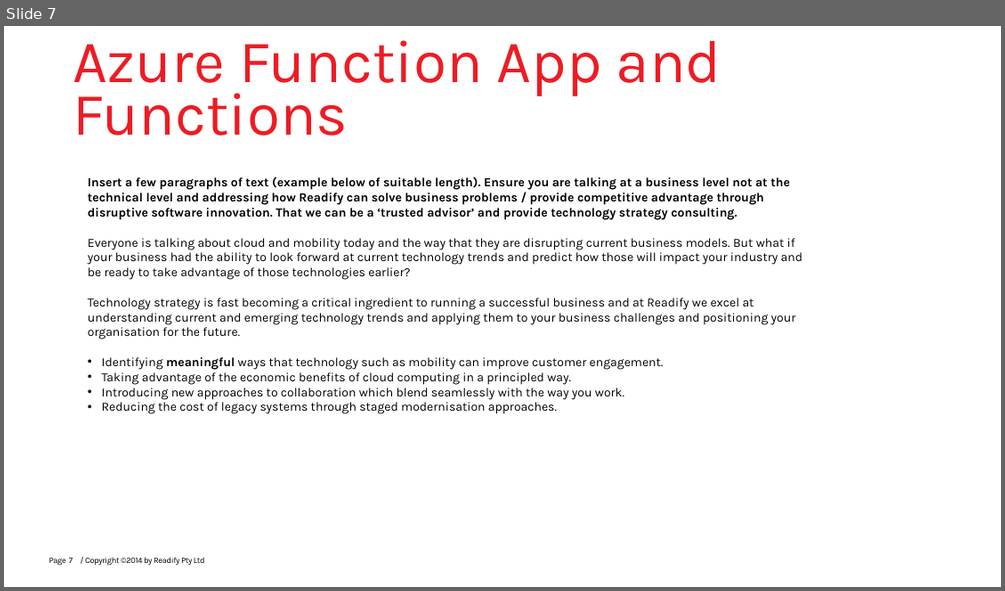
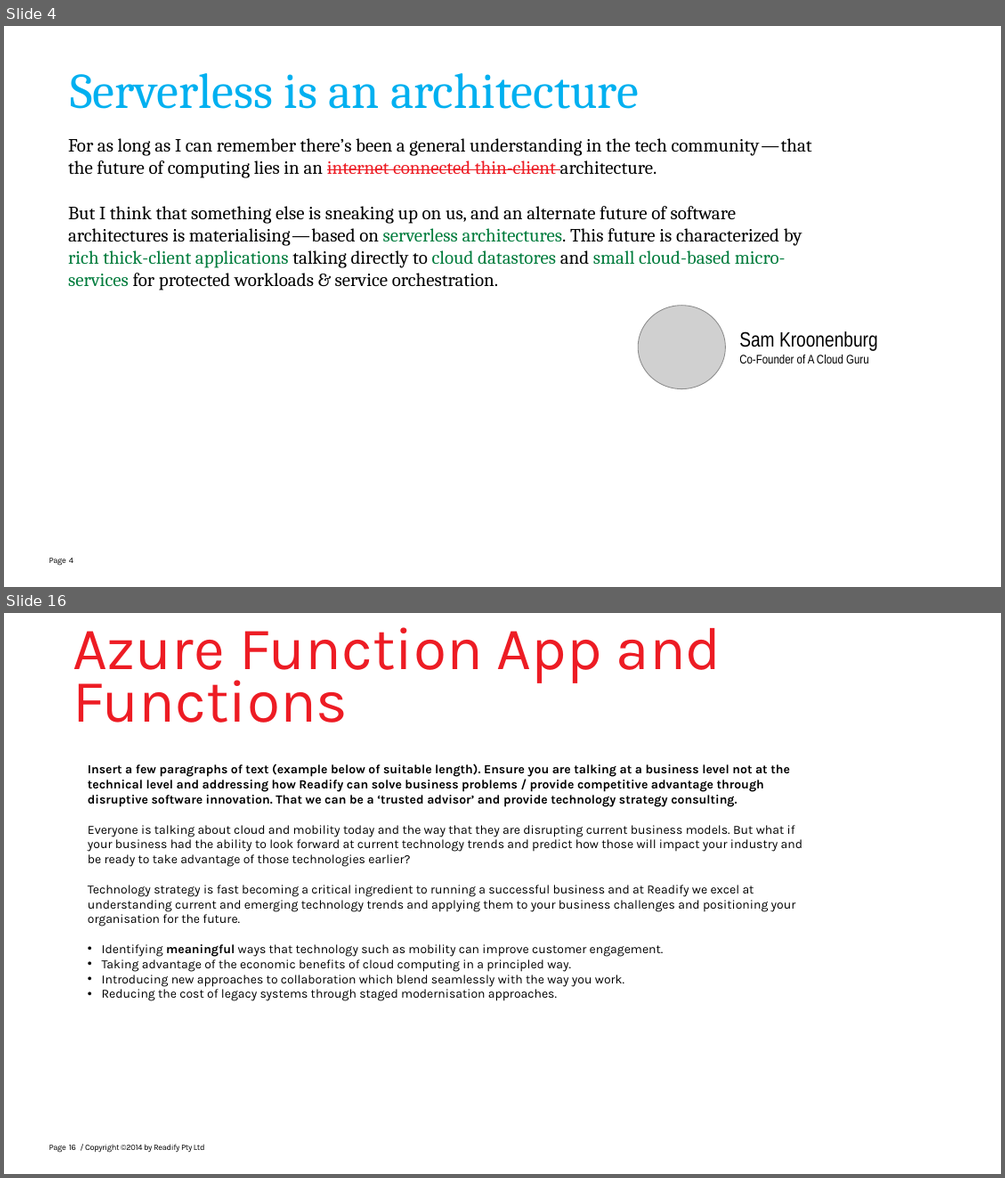
Before and after one commit to mehdikhaleghian/StudyNotes, a slide deck: Azure Functions.pptx. Shown one above the other, each under a label of ours: slide 7 before the commit, slides 4 and 16 after it; the slides between them are not shown. The pictures are 1005x591 and 1005x1178 pixels, drawn with LibreOffice and Linux fonts; fonts in the diff are those of the drawing; grey boxes stand for pictures; background and template pictures are left out. Boxes give left, top, right and bottom in pixels: in the first picture for what was removed or moved away, otherwise in the second. Text is boxed around its words. In the diff, an @@ line names an element or a change of style, - is before the commit and + after.

```diff
--- a/Azure Functions.pptx
+++ b/Azure Functions.pptx
@@ slide 4 added at (4, 26, 1001, 587), background picture (left out); not listed: 1 template element that a slide beside it also shows @@
@@ title added at (71, 73, 639, 109), 48 pt, text #00B0F0 @@
+Serverless is an architecture
@@ text added at (68, 138, 812, 290), 18 pt, text #000000 @@
+For as long as I can remember there’s been a general understanding in the tech community — that the future of computing lies in an internet connected thin-client architecture.
+But I think that something else is sneaking up on us, and an alternate future of software architectures is materialising — based on serverless architectures. This future is characterized by rich thick-client applications talking directly to cloud datastores and small cloud-based micro-services for protected workloads & service orchestration.
@@ picture added at (638, 305, 726, 389) @@
@@ text added at (739, 331, 878, 363), 12 pt, text #000000 @@
+Sam Kroonenburg
+Co-Founder of A Cloud Guru
@@ page number added at (69, 557, 73, 563), 8 pt, text #000000 @@
+4
@@ what was slide 7 is now slide 16 @@
@@ page number at (69, 1144, 76, 1150): text changed @@
-7
+16
```
Also in this commit, not shown: 5 slides changed, 10 other slides added, 2 slides removed, 17 other files.
